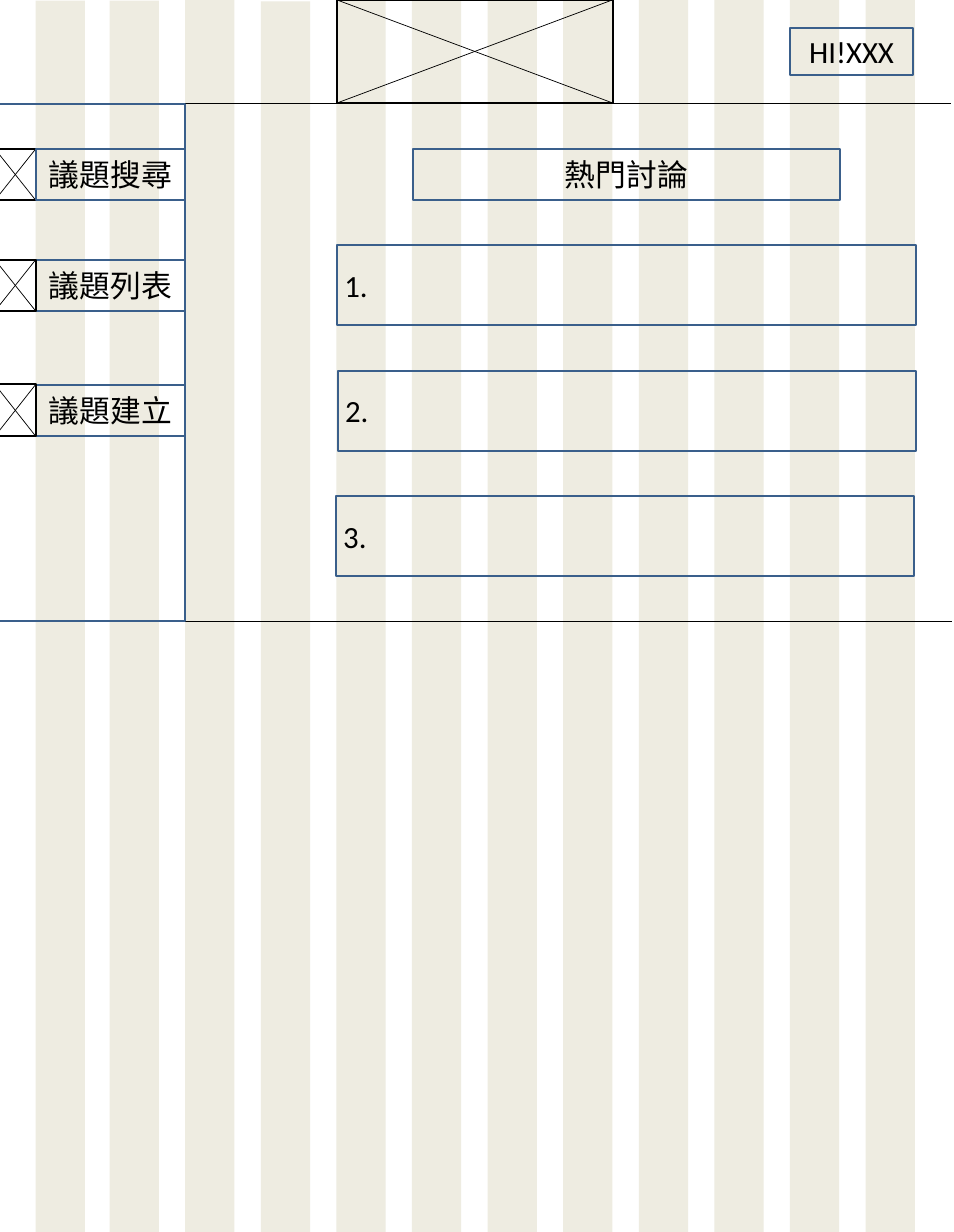
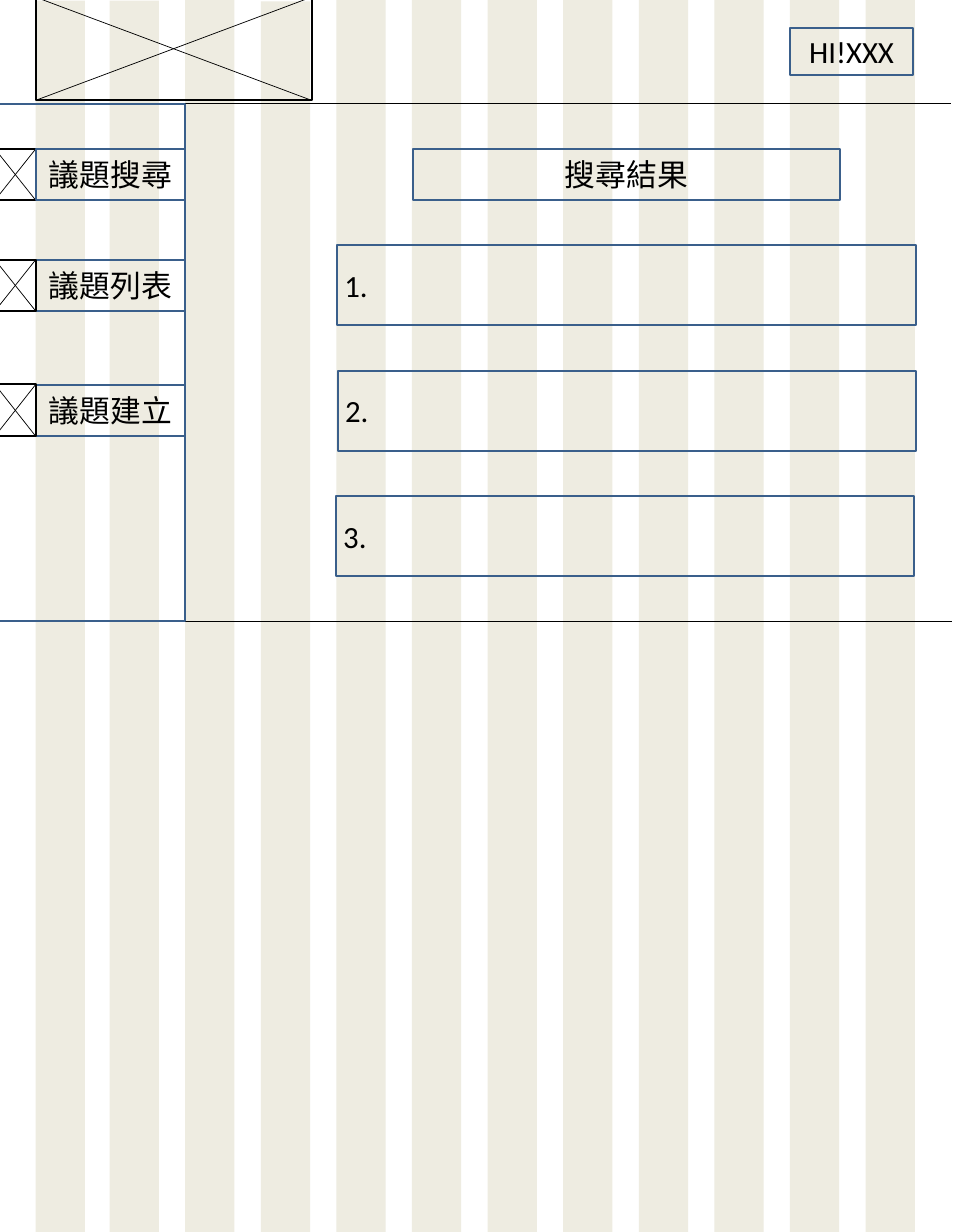
Before and after one commit to s60912frank/F2E-FinalProject, a slide deck: slide 5 of webdesign/Bigsize.pptx (slide 2 before the commit). Drawn at 954x1232 pixels with LibreOffice and Linux fonts; fonts in the diff are those of the drawing. Boxes give left, top, right and bottom in pixels: in the first picture for what was removed or moved away, otherwise in the second. Text is boxed around its words. In the diff, an @@ line names an element or a change of style, - is before the commit and + after.

```diff
--- a/webdesign/Bigsize.pptx
+++ b/webdesign/Bigsize.pptx
@@ rectangle: place and size @@
-rectangle at <box>337,0,613,103</box>
+rectangle at <box>36,0,312,100</box>
@@ line moved from (337, 0) - (613, 103) to (36, 0) - (312, 100) @@
@@ line moved from (613, 0) - (337, 103) to (312, 0) - (36, 100) @@
@@ text in rectangle at <box>565,160,688,189</box>: text changed @@
-熱門討論
+搜尋結果
```
Also in this commit, not shown: 3 other slides changed, 2 slides added.
